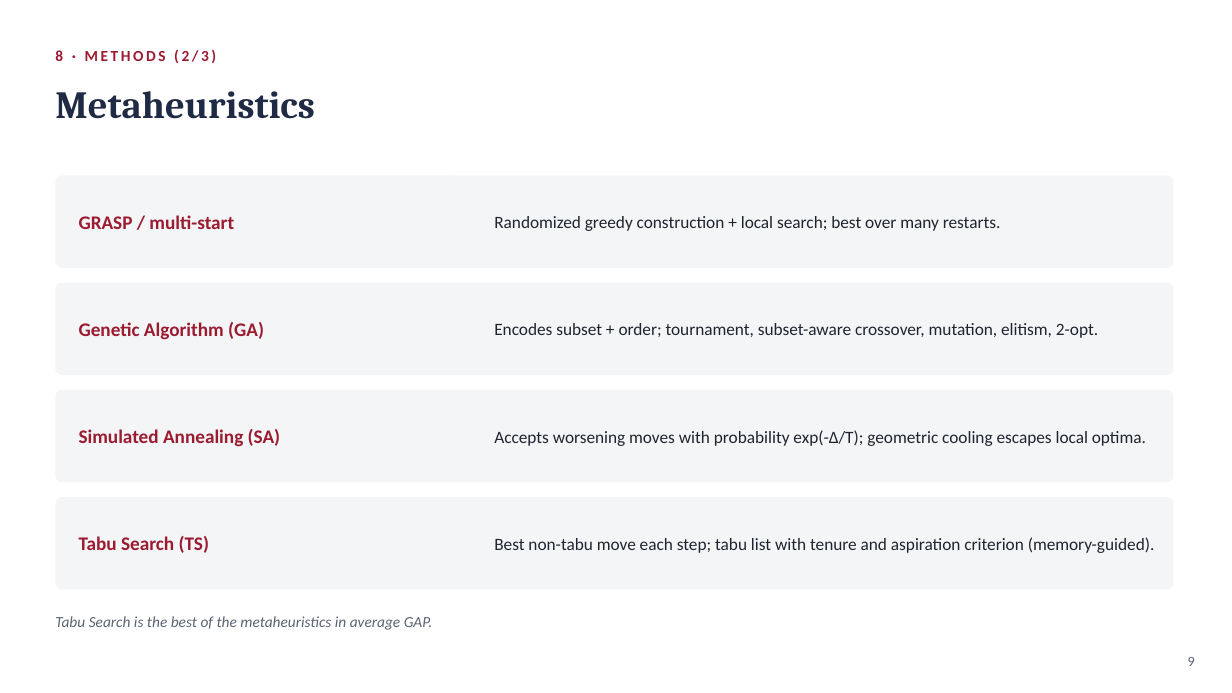
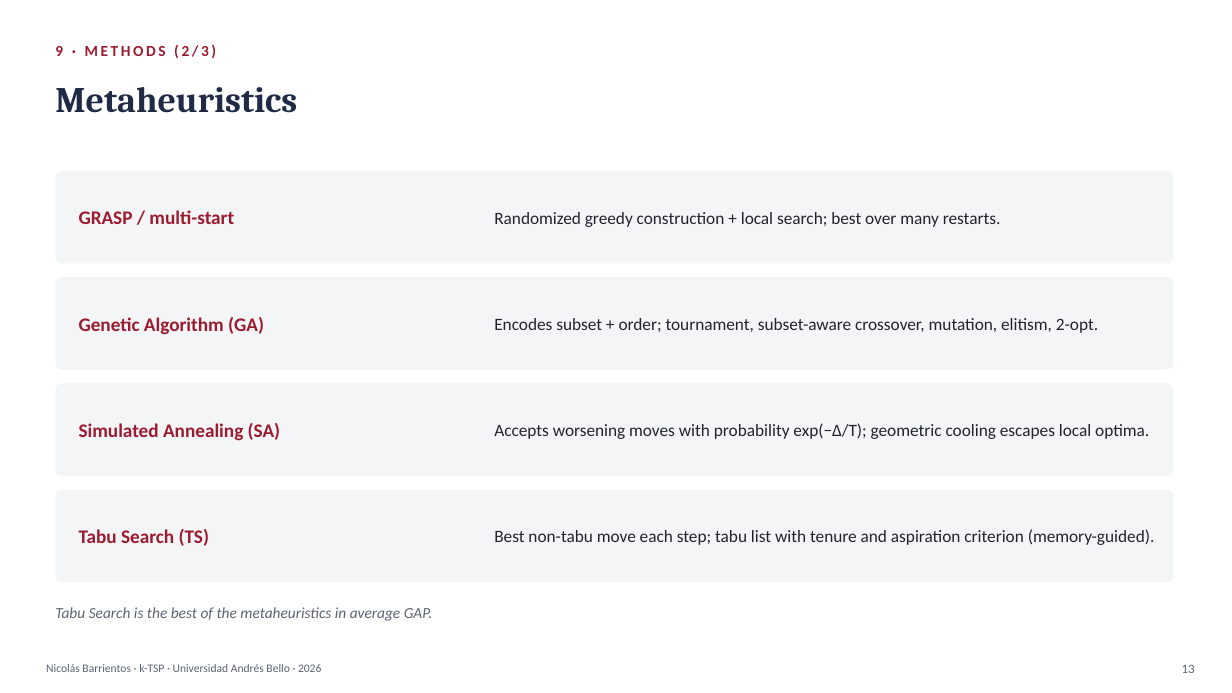
Before and after one commit to Nico8270/KTSP-Proyecto-de-Titulo, a slide deck: slide 13 of presentacion/presentacion_ktsp.pptx (slide 9 before the commit). Drawn at 1232x693 pixels with LibreOffice and Linux fonts; fonts in the diff are those of the drawing. Boxes give left, top, right and bottom in pixels: in the first picture for what was removed or moved away, otherwise in the second. Text is boxed around its words. In the diff, an @@ line names an element or a change of style, - is before the commit and + after.

```diff
--- a/presentacion/presentacion_ktsp.pptx
+++ b/presentacion/presentacion_ktsp.pptx
@@ text at <box>55,45,216,58</box>: text changed @@
-8 · METHODS (2/3)
+9 · METHODS (2/3)
@@ text "Metaheuristics" at <box>55,87,297,113</box>: size 30 to 28 pt @@
@@ text at <box>494,423,1149,439</box>: text changed @@
-Accepts worsening moves with probability exp(-Δ/T); geometric cooling escapes local optima.
+Accepts worsening moves with probability exp(−Δ/T); geometric cooling escapes local optima.
@@ 7 texts, 4 rounded rectangles: place and size @@
-7 texts, 4 rounded rectangles at <box>55,176,1174,590</box>
+7 texts, 4 rounded rectangles at <box>55,171,1174,582</box>
@@ text "Tabu Search is the best ...": place and size @@
-text "Tabu Search is the best ..." at <box>55,616,433,630</box>
+text "Tabu Search is the best ..." at <box>55,607,433,621</box>
@@ text removed at <box>1188,657,1195,666</box> @@
-9
@@ text added at <box>46,664,321,672</box>, 9 pt, text #5B6472 @@
+Nicolás Barrientos · k-TSP · Universidad Andrés Bello · 2026
@@ text added at <box>1182,664,1195,673</box>, 10 pt, text #5B6472 @@
+13
```
Also in this commit, not shown: 13 other slides changed, 4 slides added, 3 other files.
